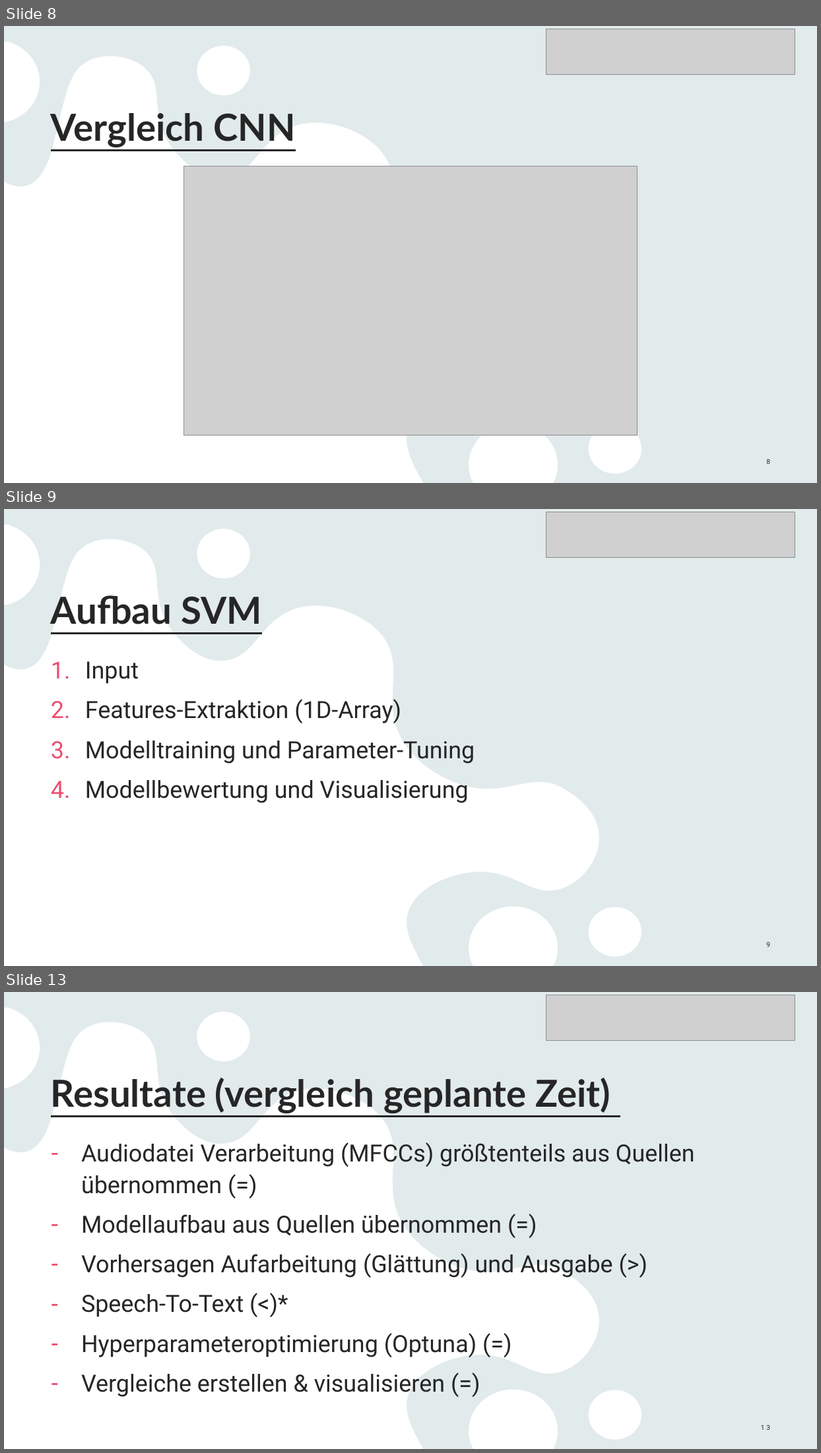
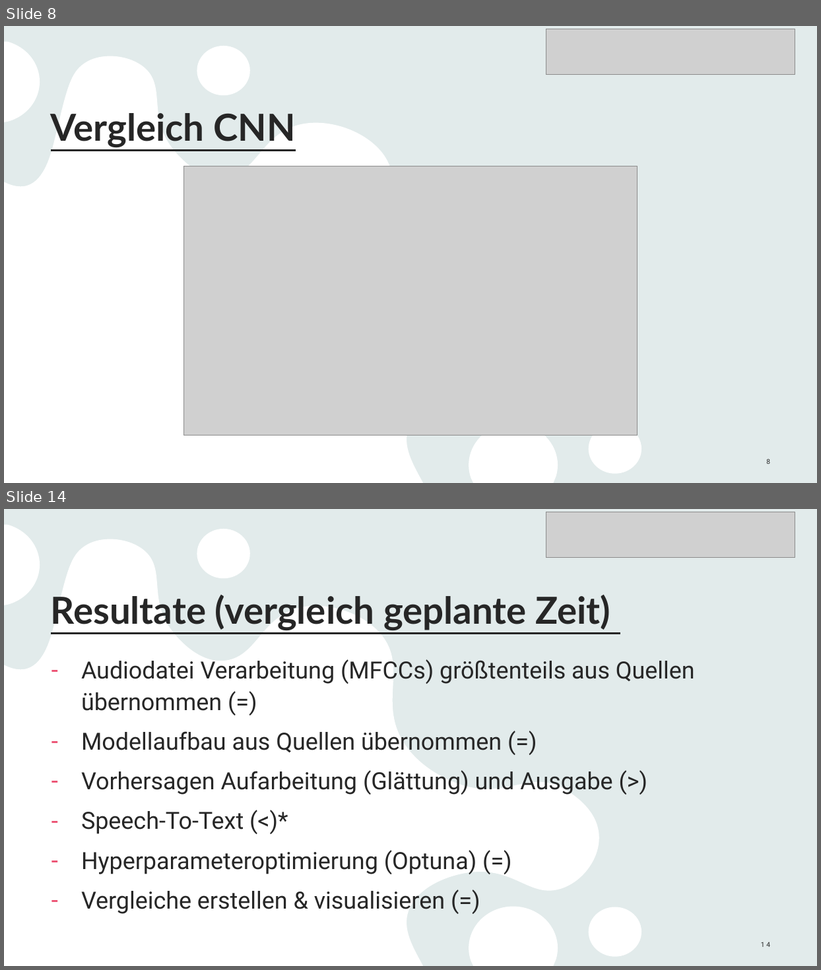
Before and after one commit to Linelle-7/Sprecherkennung-Deep-Learning-, a slide deck: 2025-02-12_Voice_Recognition_FinalPresentation.pptx. Shown one above the other, each under a label of ours: slides 8, 9 and 13 before the commit, slides 8 and 14 after it; the slides between them are not shown. The pictures are 821x1453 and 821x970 pixels, drawn with LibreOffice and Linux fonts; fonts in the diff are those of the drawing; grey boxes stand for pictures. Boxes give left, top, right and bottom in pixels: in the first picture for what was removed or moved away, otherwise in the second. Text is boxed around its words. In the diff, an @@ line names an element or a change of style, - is before the commit and + after.

```diff
--- a/2025-02-12_Voice_Recognition_FinalPresentation.pptx
+++ b/2025-02-12_Voice_Recognition_FinalPresentation.pptx
@@ slide 9 removed at (x1=4, y1=509, x2=817, y2=966), background #E9F3F3; not listed: 2 template elements that a slide beside it also shows @@
@@ picture removed at (x1=547, y1=512, x2=796, y2=557) @@
@@ title removed at (x1=51, y1=595, x2=262, y2=625) @@
-Aufbau SVM
@@ text removed at (x1=85, y1=661, x2=475, y2=803) @@
-1. Input
-2. Features-Extraktion (1D-Array)
-3. Modelltraining und Parameter-Tuning
-4. Modellbewertung und Visualisierung
@@ page number removed at (x1=766, y1=942, x2=770, y2=947) @@
-9
@@ what was slide 13 is now slide 14 @@
@@ page number at (x1=761, y1=942, x2=770, y2=947): text changed @@
-13
+14
```
Also in this commit, not shown: 4 slides changed, 3 slides added, 7 other files.
